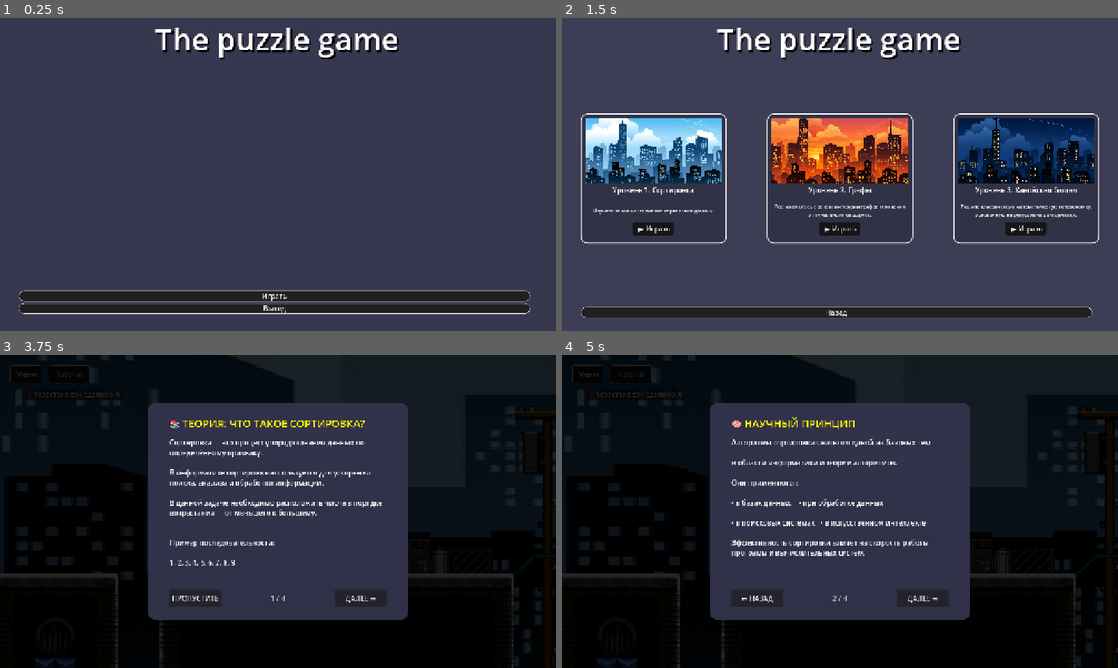
Above: before the commit, frames 1-4 (two rows, left to right).
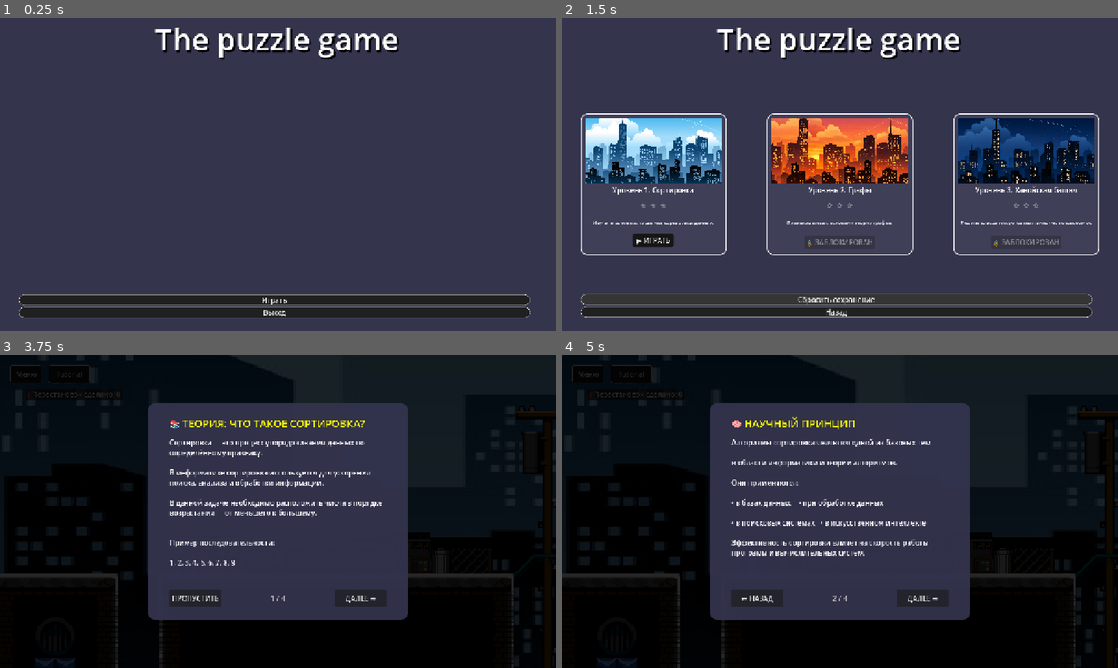
Above: after the commit, the same moments.

Repository: Natr1xon/puzzle_game
Game: Godot game, scene res://scenes/main/main.tscn
Same seed, same stepped clock (60 frames per second), same inputs: the game is played once before the commit and once after it.
Inputs (mouse positions are in pixels of both pictures, inside the frame that each line leads up to):
- Up to frame 1 (0.25 s): no input
- Up to frame 2 (1.5 s): click "Играть" at 0.5 s; click (834, 299) at 1.25 s, where only the run after the commit has a clickable "Сбросить сохранение"
- Up to frame 3 (3.75 s): click "Назад" at 2 s; click "Играть" at 2.75 s; click "▶ Играть" (after the commit: "▶ ИГРАТЬ") at 3.5 s
- Up to frame 4 (5 s): click "ДАЛЕЕ →" at 4.25 s

The runs differ from the first frame. In frame 1, 5.0% of the frame differs, in the area x 3-96%, y 86-96%; in frame 2, 6.9%, in the area x 3-97%, y 59-96%; in frame 3, less than 0.1%; in frame 4, less than 0.1%.

Commit message:
add saving system

Diff:
--- a/project.godot
+++ b/project.godot
@@ -22,6 +22,7 @@
 [autoload]
 
 Notify="*uid://wln6bs8yshlc"
+SaveSystem="*uid://dk5cv1xjq6ra3"
 
 [display]
 
--- a/scenes/levels/level_02.tscn
+++ b/scenes/levels/level_02.tscn
@@ -1,6 +1,5 @@
 [gd_scene format=4 uid="uid://rhekrcx6c3sk"]
 
-[ext_resource type="Script" uid="uid://bk3xnn76eyu50" path="res://scripts/level_02.gd" id="1_4hx2o"]
 [ext_resource type="PackedScene" uid="uid://cf043gxy2xtfm" path="res://scenes/kill_zone.tscn" id="2_3acmf"]
 [ext_resource type="Script" uid="uid://butwwa1httray" path="res://scripts/level_2/input_handler_2.gd" id="3_3acmf"]
 [ext_resource type="Script" uid="uid://dkeusvrfxyf0x" path="res://scripts/level_2/level_logic_2.gd" id="3_a3l5x"]
@@ -443,7 +442,6 @@
 distance = -45.0
 
 [node name="Level" type="Node2D" unique_id=839377777]
-script = ExtResource("1_4hx2o")
 
 [node name="LevelLogic" type="Node2D" parent="." unique_id=1163777651]
 script = ExtResource("3_a3l5x")
--- a/scenes/levels/level_03.tscn
+++ b/scenes/levels/level_03.tscn
@@ -1,7 +1,6 @@
 [gd_scene format=4 uid="uid://d4fbki7y8fnvj"]
 
 [ext_resource type="Texture2D" uid="uid://8tnd84iqcm6f" path="res://assets/sprites/city/Assets_City.png" id="1_fvfhs"]
-[ext_resource type="Script" uid="uid://y1rlk6d32giy" path="res://scripts/level_03.gd" id="1_jgt0v"]
 [ext_resource type="Script" uid="uid://deo44mphbtkho" path="res://scripts/level_3/level_logic_3.gd" id="2_o4mod"]
 [ext_resource type="PackedScene" uid="uid://b617fba8fvuvo" path="res://scenes/player/player.tscn" id="3_4wrbh"]
 [ext_resource type="Script" uid="uid://cmh8mo1rvii17" path="res://scripts/level_3/input_handler_3.gd" id="3_r8ojw"]
@@ -423,7 +422,6 @@
 [sub_resource type="WorldBoundaryShape2D" id="WorldBoundaryShape2D_jgt0v"]
 
 [node name="Level" type="Node2D" unique_id=847719169]
-script = ExtResource("1_jgt0v")
 
 [node name="LevelLogic" type="Node2D" parent="." unique_id=669914656]
 script = ExtResource("2_o4mod")
--- a/scenes/main/level_card.tscn
+++ b/scenes/main/level_card.tscn
@@ -6,7 +6,7 @@
 [ext_resource type="StyleBox" uid="uid://dnplwcw82ccid" path="res://styles/buttons/hover.tres" id="4_t518s"]
 
 [sub_resource type="StyleBoxFlat" id="StyleBoxFlat_pbfun"]
-bg_color = Color(0.1969825, 0.19693497, 0.2784719, 1)
+bg_color = Color(0.24677628, 0.24674794, 0.34413934, 1)
 border_width_left = 2
 border_width_top = 2
 border_width_right = 2
@@ -30,7 +30,7 @@
 [node name="Panel" type="Panel" parent="." unique_id=1905583839]
 layout_mode = 0
 offset_right = 336.0
-offset_bottom = 299.0
+offset_bottom = 326.0
 theme_override_styles/panel = SubResource("StyleBoxFlat_pbfun")
 
 [node name="VBoxContainer" type="VBoxContainer" parent="Panel" unique_id=1496252666]
@@ -39,7 +39,7 @@
 offset_left = 10.0
 offset_top = 10.0
 offset_right = 325.0
-offset_bottom = 10.0
+offset_bottom = 315.0
 
 [node name="TextureRect" type="TextureRect" parent="Panel/VBoxContainer" unique_id=1167877832]
 custom_minimum_size = Vector2(200, 150)
@@ -55,6 +55,23 @@
 
 [node name="HSeparator" type="HSeparator" parent="Panel/VBoxContainer" unique_id=1567050761]
 layout_mode = 2
+
+[node name="StarsContainer" type="HBoxContainer" parent="Panel/VBoxContainer" unique_id=921606872]
+layout_mode = 2
+theme_override_constants/separation = 8
+alignment = 1
+
+[node name="Star1" type="Label" parent="Panel/VBoxContainer/StarsContainer" unique_id=1231280175]
+layout_mode = 2
+text = "☆"
+
+[node name="Star2" type="Label" parent="Panel/VBoxContainer/StarsContainer" unique_id=67735483]
+layout_mode = 2
+text = "☆"
+
+[node name="Star3" type="Label" parent="Panel/VBoxContainer/StarsContainer" unique_id=845179150]
+layout_mode = 2
+text = "☆"
 
 [node name="Description" type="Label" parent="Panel/VBoxContainer" unique_id=1721813677]
 custom_minimum_size = Vector2(0, 50)
--- a/scenes/main/level_select_menu.tscn
+++ b/scenes/main/level_select_menu.tscn
@@ -5,7 +5,7 @@
 [ext_resource type="StyleBox" uid="uid://bh7oqrlbrpnod" path="res://styles/buttons/hover_button_menu.tres" id="3_pd5jy"]
 
 [sub_resource type="StyleBoxFlat" id="StyleBoxFlat_js8mu"]
-bg_color = Color(0.23921569, 0.23921569, 0.33333334, 1)
+bg_color = Color(0.2, 0.2, 0.3019608, 0.9490196)
 
 [node name="LevelSelectMenu" type="Control" unique_id=24170390]
 layout_mode = 3
@@ -35,9 +35,16 @@
 
 [node name="VBoxContainer" type="VBoxContainer" parent="." unique_id=676577866]
 layout_mode = 0
-offset_top = -32.0
+offset_top = -62.0
 offset_right = 1178.0
-offset_bottom = -1.0
+offset_bottom = -8.0
+
+[node name="ResetButton" type="Button" parent="VBoxContainer" unique_id=1144604390]
+layout_mode = 2
+theme_override_styles/normal = ExtResource("2_r5vni")
+theme_override_styles/pressed = ExtResource("2_r5vni")
+theme_override_styles/hover = ExtResource("3_pd5jy")
+text = "Сбросить сохранение"
 
 [node name="BackButton" type="Button" parent="VBoxContainer" unique_id=1748828194]
 layout_mode = 2
--- a/scenes/main/main.tscn
+++ b/scenes/main/main.tscn
@@ -10,7 +10,7 @@
 [ext_resource type="PackedScene" uid="uid://ds0l753pdl3uc" path="res://scenes/ui/completion_window.tscn" id="6_ow5a4"]
 
 [sub_resource type="StyleBoxFlat" id="StyleBoxFlat_ow5a4"]
-bg_color = Color(0.21568628, 0.21568628, 0.30980393, 1)
+bg_color = Color(0.2, 0.2, 0.3019608, 0.9490196)
 
 [node name="Main" type="Node2D" unique_id=550959682]
 script = ExtResource("1_hyk8p")
@@ -48,9 +48,9 @@
 [node name="VBoxContainer" type="VBoxContainer" parent="MainMenu" unique_id=129516220]
 layout_mode = 0
 offset_left = 43.0
-offset_top = 17.0
+offset_top = 26.0
 offset_right = 1221.0
-offset_bottom = 83.0
+offset_bottom = 109.0
 
 [node name="PlayButton" type="Button" parent="MainMenu/VBoxContainer" unique_id=402584596]
 layout_mode = 2
@@ -76,9 +76,6 @@
 [node name="CompletionWindow" parent="UI" unique_id=331959973 instance=ExtResource("6_ow5a4")]
 visible = false
 z_index = 2
-anchors_preset = 15
-grow_horizontal = 2
-grow_vertical = 2
 
 [node name="game_menu" parent="UI" unique_id=114386644 instance=ExtResource("5_6q06x")]
 process_mode = 3
--- a/scenes/ui/completion_window.tscn
+++ b/scenes/ui/completion_window.tscn
@@ -3,7 +3,7 @@
 [ext_resource type="Script" uid="uid://b40wggi05wcu0" path="res://scripts/ui/completion_window.gd" id="1_gppg0"]
 
 [sub_resource type="StyleBoxFlat" id="StyleBoxFlat_gppg0"]
-bg_color = Color(0.21568628, 0.21568628, 0.30980393, 1)
+bg_color = Color(0.2, 0.2, 0.3019608, 0.9490196)
 border_width_left = 2
 border_width_top = 2
 border_width_right = 2
@@ -51,6 +51,23 @@
 text = "Заголовок"
 horizontal_alignment = 1
 
+[node name="StarsContainer" type="HBoxContainer" parent="Panel/VBoxContainer" unique_id=20761567]
+layout_mode = 2
+theme_override_constants/separation = 8
+alignment = 1
+
+[node name="Star1" type="Label" parent="Panel/VBoxContainer/StarsContainer" unique_id=1977772740]
+layout_mode = 2
+text = "☆"
+
+[node name="Star2" type="Label" parent="Panel/VBoxContainer/StarsContainer" unique_id=1786554315]
+layout_mode = 2
+text = "☆"
+
+[node name="Star3" type="Label" parent="Panel/VBoxContainer/StarsContainer" unique_id=1106259411]
+layout_mode = 2
+text = "☆"
+
 [node name="HSeparator" type="HSeparator" parent="Panel/VBoxContainer" unique_id=1179882633]
 layout_mode = 2
 
--- a/scripts/level_02.gd
+++ /dev/null
@@ -1,6 +0,0 @@
-extends Node2D
-
-
-# Called when the node enters the scene tree for the first time.
-func _ready() -> void:
-	print_tree_pretty()
--- a/scripts/level_03.gd
+++ /dev/null
@@ -1,6 +0,0 @@
-extends Node2D
-
-
-# Called when the node enters the scene tree for the first time.
-func _ready() -> void:
-	pass
--- a/scripts/main.gd
+++ b/scripts/main.gd
@@ -13,8 +13,6 @@
 var current_level_instance = null
 
 func _ready():
-	print_tree_pretty()
-
 	menu.show()
 	level_select.hide()
 	ui.hide()
@@ -40,11 +38,18 @@
 
 	print("MAIN ЗАПУЩЕН")
 
+	update_level_select()
+
 func _on_start_game():
 	menu.hide()
 	level_select.show()
 
 func _on_level_selected(path):
+	var level_id = extract_level_id(path)
+	if not SaveSystem.is_level_unlocked(level_id):
+		Notify.warn("Этот уровень ещё не открыт!", 2.0)
+		return
+
 	level_select.hide()
 	load_level(path)
 	ui.show()
@@ -53,6 +58,13 @@
 	game_menu.hide()
 	get_tree().paused = false
 
+func extract_level_id(path: String) -> String:
+	match path:
+		"res://scenes/levels/level_01.tscn": return "level_01"
+		"res://scenes/levels/level_02.tscn": return "level_02"
+		"res://scenes/levels/level_03.tscn": return "level_03"
+	return ""
+
 func _on_back_from_select():
 	level_select.hide()
 	menu.show()
@@ -91,6 +103,8 @@
 	hud.hide()
 	level_select.show()
 
+	update_level_select()
+
 func _on_main_menu_from_game():
 	get_tree().paused = false
 
@@ -102,6 +116,8 @@
 	game_menu.hide()
 	hud.hide()
 	menu.show()
+
+	update_level_select()
 
 func _on_restart_level():
 	game_menu.hide()
@@ -142,6 +158,10 @@
 	var completion_window = get_node_or_null("CompletionWindow")
 	if completion_window:
 		completion_window.queue_free()
+
+func update_level_select():
+	level_select.set_unlocked_levels(SaveSystem.save_data.unlocked_levels)
+	level_select.set_level_stars(SaveSystem.save_data.level_stars)
 
 func show_completion_window(level_type: String, data: Dictionary):
 	var completion_window = get_node_or_null("UI/CompletionWindow")
@@ -157,6 +177,12 @@
 
 		completion_window.show_summary(level_type, data)
 
+	var level_id = extract_level_id(current_level_path)
+	var earned_stars = data.get("stars", 0)
+
+	SaveSystem.update_level_stars(level_id, earned_stars)
+	update_level_select()
+
 func _on_completion_restart():
 	print("Рестарт уровня из окна итогов")
 	get_tree().paused = false
--- /dev/null
+++ b/scripts/save_system.gd
@@ -0,0 +1,81 @@
+extends Node
+
+var save_data = {
+	"unlocked_levels": ["level_01"],
+	"level_stars": {
+		"level_01": 0,
+		"level_02": 0,
+		"level_03": 0
+	}
+}
+
+const SAVE_PATH = "user://savegame.save"
+
+func _ready():
+	load_game()
+
+func save_game():
+	var file = FileAccess.open(SAVE_PATH, FileAccess.WRITE)
+	if file:
+		var json_string = JSON.stringify(save_data)
+		file.store_string(json_string)
+		print("Игра сохранена!")
+
+func load_game():
+	if not FileAccess.file_exists(SAVE_PATH):
+		print("Сохранение не найдено, создаём новое")
+		return
+
+	var file = FileAccess.open(SAVE_PATH, FileAccess.READ)
+	if file:
+		var content = file.get_as_text()
+		var json = JSON.new()
+		var error = json.parse(content)
+		if error == OK:
+			save_data = json.data
+			print("Игра загружена!")
+		else:
+			print("Ошибка загрузки: ", json.get_error_message())
+
+func unlock_level(level_id: String):
+	if level_id not in save_data.unlocked_levels:
+		save_data.unlocked_levels.append(level_id)
+		save_game()
+
+func is_level_unlocked(level_id: String) -> bool:
+	return level_id in save_data.unlocked_levels
+
+func update_level_stars(level_id: String, new_stars: int):
+	var current_stars = save_data.level_stars.get(level_id, 0)
+
+	if new_stars > current_stars:
+		save_data.level_stars[level_id] = new_stars
+
+		if new_stars >= 1:
+			var next_level = get_next_level(level_id)
+			if next_level:
+				unlock_level(next_level)
+
+		save_game()
+		print("Уровень ", level_id, " получил ", new_stars, " звёзд!")
+
+func get_level_stars(level_id: String) -> int:
+	return save_data.level_stars.get(level_id, 0)
+
+func get_next_level(level_id: String) -> String:
+	match level_id:
+		"level_01": return "level_02"
+		"level_02": return "level_03"
+		_: return ""
+
+func reset_progress():
+	save_data = {
+		"unlocked_levels": ["level_01"],
+		"level_stars": {
+			"level_01": 0,
+			"level_02": 0,
+			"level_03": 0
+		}
+	}
+	save_game()
+	print("Прогресс сброшен!")
--- a/scripts/ui/completion_window.gd
+++ b/scripts/ui/completion_window.gd
@@ -10,6 +10,7 @@
 @onready var info_label = $Panel/VBoxContainer/InfoLabel
 @onready var status_label = $Panel/VBoxContainer/StatusLabel
 @onready var buttons_container = $Panel/VBoxContainer/ButtonsContainer
+@onready var stars_container = $Panel/VBoxContainer/StarsContainer
 
 var current_level = ""
 var next_level_path = ""
@@ -23,7 +24,12 @@
 	current_level = level
 	next_level_path = data.get("next_level", "")
 
-	can_advance = evaluate_performance(level, data)
+	var earned_stars = calculate_stars_for_level(level, data)
+	data["stars"] = earned_stars
+
+	show_stars(earned_stars)
+
+	can_advance = earned_stars >= 1
 
 	style_buttons(data.get("completed", false) and can_advance)
 
@@ -48,6 +54,53 @@
 	tween.tween_property(self, "scale", final_scale, 0.25)
 
 	get_tree().paused = true
+
+func calculate_stars_for_level(level: String, data: Dictionary) -> int:
+	match level:
+		"sorting":
+			var swap_count = data.get("swap_count", 0)
+			var min_swaps = data.get("min_swaps", 0)
+			if min_swaps > 0 and swap_count > 0:
+				var efficiency = float(min_swaps) / float(swap_count)
+				if efficiency >= 0.9: return 3
+				if efficiency >= 0.7: return 2
+				if efficiency >= 0.5: return 1
+			return 0
+
+		"graph":
+			var total_sum = data.get("total_sum", 0)
+			var optimal_sum = data.get("optimal_sum", 0)
+			if optimal_sum > 0:
+				var diff_percent = float(total_sum - optimal_sum) / float(optimal_sum)
+				if diff_percent <= 0.1: return 3
+				if diff_percent <= 0.2: return 2
+				if diff_percent <= 0.4: return 1
+			return 0
+
+		"tower":
+			var moves = data.get("moves", 0)
+			var optimal_moves = data.get("optimal_moves", 31)
+			var extra_moves = moves - optimal_moves
+			if extra_moves <= 0: return 3
+			if extra_moves <= 5: return 2
+			if extra_moves <= 10: return 1
+			return 0
+
+	return 0
+
+func show_stars(count: int):
+	if not stars_container:
+		return
+
+	for child in stars_container.get_children():
+		child.queue_free()
+
+	for i in range(3):
+		var star = Label.new()
+		star.text = "⭐" if i < count else "☆"
+		star.add_theme_font_size_override("font_size", 32)
+		star.horizontal_alignment = HORIZONTAL_ALIGNMENT_CENTER
+		stars_container.add_child(star)
 
 func evaluate_performance(level: String, data: Dictionary) -> bool:
 	match level:
--- a/scripts/ui/level_card.gd
+++ b/scripts/ui/level_card.gd
@@ -6,8 +6,13 @@
 @onready var desc_label = $Panel/VBoxContainer/Description
 @onready var image = $Panel/VBoxContainer/TextureRect
 @onready var play_button = $Panel/VBoxContainer/Button
+@onready var stars_container = $Panel/VBoxContainer/StarsContainer
+@onready var star1 = $Panel/VBoxContainer/StarsContainer/Star1
+@onready var star2 = $Panel/VBoxContainer/StarsContainer/Star2
+@onready var star3 = $Panel/VBoxContainer/StarsContainer/Star3
 
 var level_path = ""
+var level_id = ""
 
 func _ready():
 	play_button.pressed.connect(_on_play)
@@ -17,6 +22,23 @@
 	desc_label.text = data.description
 	image.texture = data.texture
 	level_path = data.path
+	level_id = data.id
+
+func set_locked(locked: bool):
+	play_button.disabled = locked
+	if locked:
+		play_button.text = "🔒 ЗАБЛОКИРОВАН"
+	else:
+		play_button.text = "▶ ИГРАТЬ"
+
+func show_stars(count: int):
+	star1.text = "⭐" if count > 0 else "☆"
+	star2.text = "⭐" if count > 1 else "☆"
+	star3.text = "⭐" if count > 2 else "☆"
 
 func _on_play():
-	play_pressed.emit(level_path)
+	print("Кнопка нажата! play_button.disabled = ", play_button.disabled)
+	if not play_button.disabled:
+		play_pressed.emit(level_path)
+	else:
+		print("Кнопка заблокирована!")
--- a/scripts/ui/level_select_menu.gd
+++ b/scripts/ui/level_select_menu.gd
@@ -5,25 +5,32 @@
 
 @onready var grid = $GridContainer
 @onready var back_button = $VBoxContainer/BackButton
+@onready var save_reset_button = $VBoxContainer/ResetButton
+
+var unlocked_levels = []
+var level_stars = {}
 
 var LevelCardScene = preload("res://scenes/main/level_card.tscn")
 
 var levels = [
 	{
+		"id": "level_01",
 		"title": "Уровень 1. Сортировка",
 		"description": "Изучите основы алгоритмов сортировки данных.",
 		"path": "res://scenes/levels/level_01.tscn",
 		"texture": preload("res://assets/background/bluecity.jpg")
 	},
 	{
+		"id": "level_02",
 		"title": "Уровень 2. Графы",
-		"description": "Познакомьтесь с основами теории графов и поиском оптимального маршрута.",
+		"description": "Познакомьтесь с основами теории графов.",
 		"path": "res://scenes/levels/level_02.tscn",
 		"texture": preload("res://assets/background/sunsetcity.png")
 	},
 	{
+		"id": "level_03",
 		"title": "Уровень 3. Ханойская башня",
-		"description": "Решите классическую математическую головоломку, основанную на рекурсивных алгоритмах.",
+		"description": "Решите классическую математическую головоломку.",
 		"path": "res://scenes/levels/level_03.tscn",
 		"texture": preload("res://assets/background/nightcity.png")
 	}
@@ -32,15 +39,39 @@
 func _ready():
 	back_button.pressed.connect(_on_back_pressed)
 	_create_levels()
-	print(grid.get_child_count())
+
+func set_unlocked_levels(levels_list):
+	unlocked_levels = levels_list
+	update_cards_status()
+
+func set_level_stars(stars_data):
+	level_stars = stars_data
+	update_cards_status()
 
 func _create_levels():
 	for data in levels:
 		var card = LevelCardScene.instantiate()
 		grid.add_child(card)
-
 		card.setup(data)
 		card.play_pressed.connect(_on_level_play)
+
+func update_cards_status():
+	for i in range(grid.get_child_count()):
+		var card = grid.get_child(i)
+		var level_id = extract_level_id_from_card(card)
+		var is_unlocked = level_id in unlocked_levels
+		var stars = level_stars.get(level_id, 0)
+
+		card.set_locked(not is_unlocked)
+		card.show_stars(stars)
+
+func extract_level_id_from_card(card) -> String:
+	var path = card.level_path
+	match path:
+		"res://scenes/levels/level_01.tscn": return "level_01"
+		"res://scenes/levels/level_02.tscn": return "level_02"
+		"res://scenes/levels/level_03.tscn": return "level_03"
+	return ""
 
 func _on_level_play(path):
 	level_selected.emit(path)
--- a/scripts/ui/tutorial_popup.gd
+++ b/scripts/ui/tutorial_popup.gd
@@ -42,7 +42,7 @@
 	panel.position = Vector2(viewport_size.x / 2 - 300, viewport_size.y / 2 - 250)
 
 	var style = StyleBoxFlat.new()
-	style.bg_color = Color(0.2, 0.2, 0.3, 0.95)
+	style.bg_color = Color("33334df2")
 	style.corner_radius_top_left = 20
 	style.corner_radius_top_right = 20
 	style.corner_radius_bottom_left = 20
Not shown, removed: scripts/level_02.gd.uid
Not shown, removed: scripts/level_03.gd.uid
Not shown, added: scripts/save_system.gd.uid
